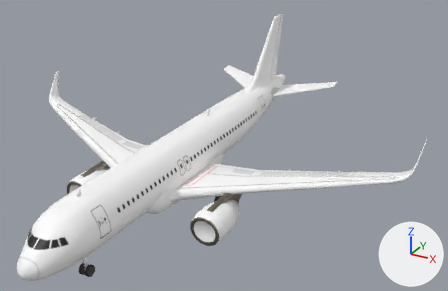
Before and after pictures for a commit that changed the Blender file game/Airplanes/A320 Neo.blend.
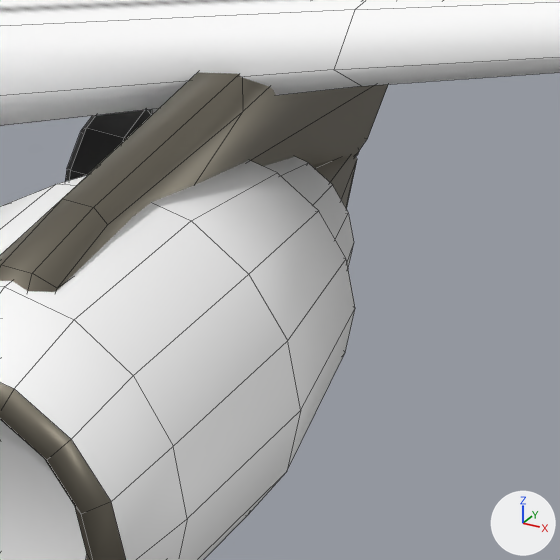
The first picture shows the older version from a 50 mm lens placed at (24.7, -39.2, 24.8), pointed at (2.7, 0.8, 4.7). The close-ups show both versions on the part from 46% to 57% of the width and 64% to 81% of the height of that picture; other places that the commit changed are outside them. The axes (+X, +Y, +Z) are drawn at lower right. The lights are the same throughout. The close-ups show mesh edges as thin lines.

The first close-up shows 'engines', 'left main -wheel', 'main gear', 'wing'.
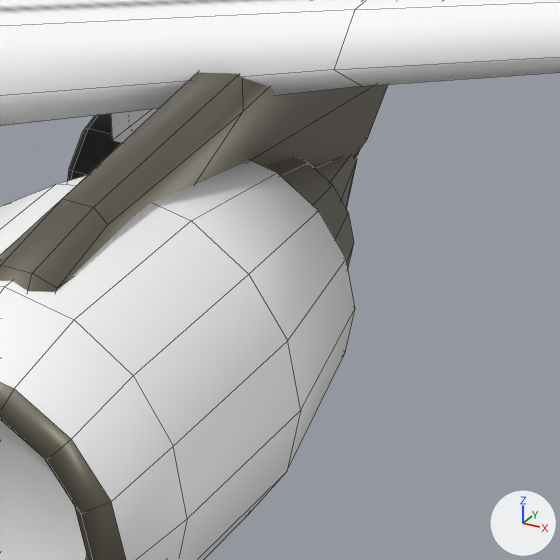
The change, as a list of edits to the scene's bpy script:
```text
Change me_plane_007:
    where me_plane_007.from_pydata(...)  # 416 vertices, 382 faces; spans x -6.92..6.92, y -7.56..-0.43, z 0.78..3.56
    used by ob_engines; location = (0.0, 0.0, 0.0)
    me_plane_007 part 1: all 64 faces centred in x -6.48..6.48, y -3.92..-3.57, z 1.2..2.82 switch from mat_painting to mat_plain_metal (grey #8a8477)
Change me_circle_001:
    used by ob_left_main__wheel; location = (0.0, 0.0, 0.0)
    remove me_circle_001.from_pydata(...)  # 72 vertices, 62 faces; spans x 3.141..3.569, y -1.787..-0.541, z 0.099..1.345
    add me_circle_001.from_pydata(...)  # 192 vertices, 170 faces; spans x -0.229..1.011, y -0.623..0.623, z -0.623..0.623
    me_circle_001 part 2: 192 vertices added at x -0.229..1.011, y -0.623..0.623, z -0.623..0.623
    me_circle_001 part 3: 72 vertices removed from x 3.141..3.569, y -1.787..-0.541, z 0.099..1.345
    add me_circle_001.materials.append(mat_plain_metal)  # grey #8a8477
Add me_cylinder_1:
    me_cylinder_1.from_pydata(...)  # 28 vertices, 17 faces; spans x -4.55..-2.48, y -2.54..-1.06, z 0.64..3.25
    me_cylinder_1.polygons.foreach_set('use_smooth', [True] * 17)
    me_cylinder_1.materials.append(mat_painting)
Remove ob_main_gear:
    ob_main_gear = bpy.data.objects.new('main gear', me_cylinder)
    ob_main_gear.location = (0.0, 0.0, 0.0)
    _m = ob_main_gear.modifiers.new('Mirror', 'MIRROR')
Change ob_left_main__wheel:
    remove _m = ob_left_main__wheel.modifiers.new('Mirror', 'MIRROR')
    ob_left_main__wheel.location: (0.0, 0.0, 0.0) -> (3.385, -1.164, 0.722)
Add ob_main_gear_mount:
    ob_main_gear_mount = bpy.data.objects.new('main gear mount', me_cylinder_1)
    ob_main_gear_mount.location = (0.0, 0.0, 0.0)
    _m = ob_main_gear_mount.modifiers.new('Mirror', 'MIRROR')
```

Changed parts and their boxes (x1, y1, x2, y2) in the close-ups (560 x 560 px):
'left main -wheel', reshaped, moved, modifiers changed: before (65, 109, 152, 182); after (67, 114, 121, 181)
'main gear mount', added: after (111, 108, 159, 143)
'main gear', deleted: before (152, 108, 159, 115)
part 1 of me_plane_007, recoloured: (263, 157, 354, 267) in both
part 2 of me_circle_001, added: after (67, 114, 121, 181)
part 3 of me_circle_001, deleted: before (65, 109, 152, 182)
